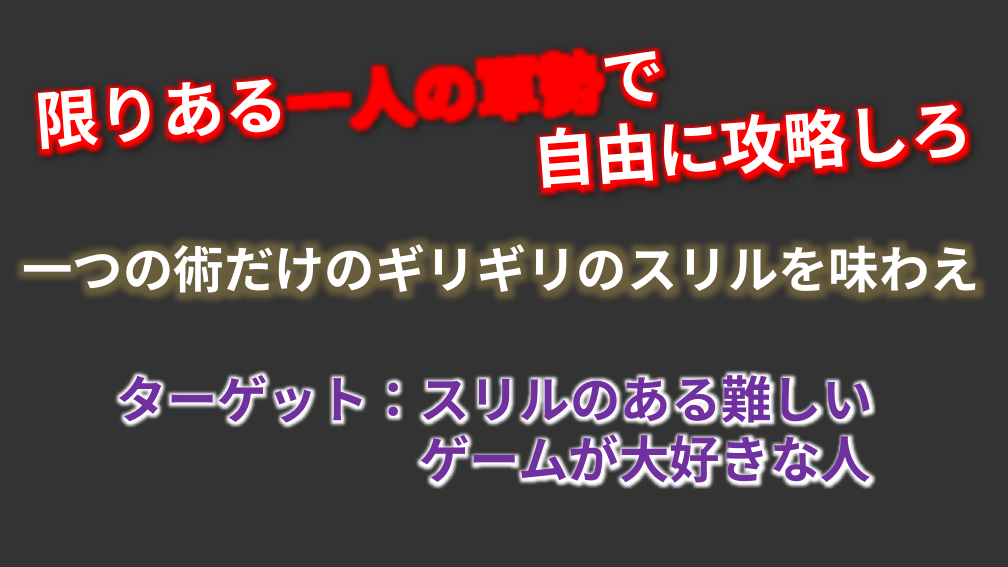
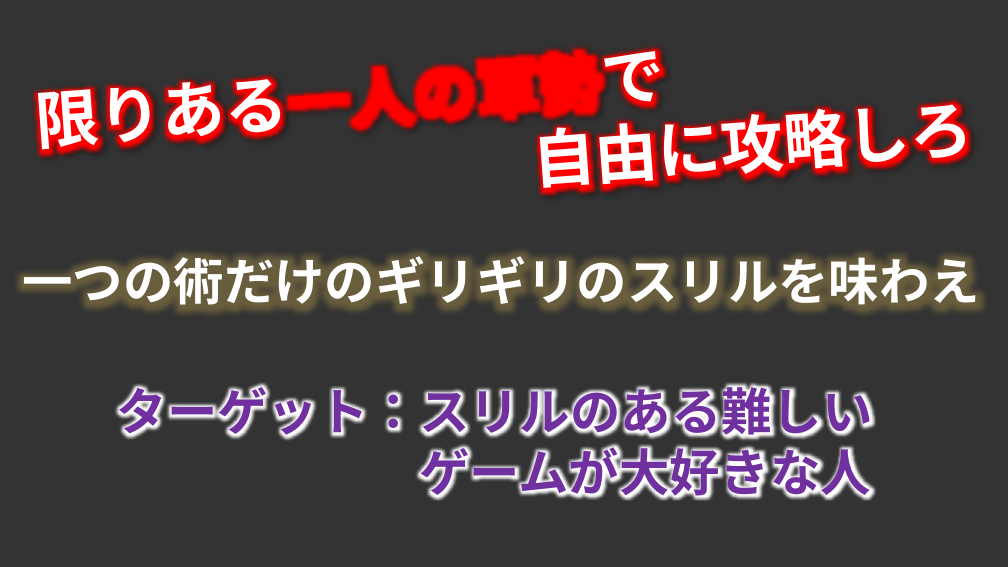
Before and after one commit to TomoyaKanazaki/TeamNinja, a slide deck: slide 2 of 98_plan/00_pptx/100_mainplan.pptx. Drawn at 1008x567 pixels with LibreOffice and Linux fonts; fonts in the diff are those of the drawing; background and template pictures are left out. Boxes give left, top, right and bottom in pixels: in the first picture for what was removed or moved away, otherwise in the second. Text is boxed around its words. In the diff, an @@ line names an element or a change of style, - is before the commit and + after.

```diff
--- a/98_plan/00_pptx/100_mainplan.pptx
+++ b/98_plan/00_pptx/100_mainplan.pptx
@@ text "一つの術だけのギリギリのスリルを味わえ" moved from (x1=23, y1=237, x2=980, y2=301) to (x1=23, y1=250, x2=980, y2=314) @@
@@ text "ターゲット：スリルのある難しい" moved from (x1=117, y1=371, x2=873, y2=491) to (x1=117, y1=383, x2=873, y2=504) @@
```
Also in this commit, not shown: 4 other slides changed, 1 slide removed.
